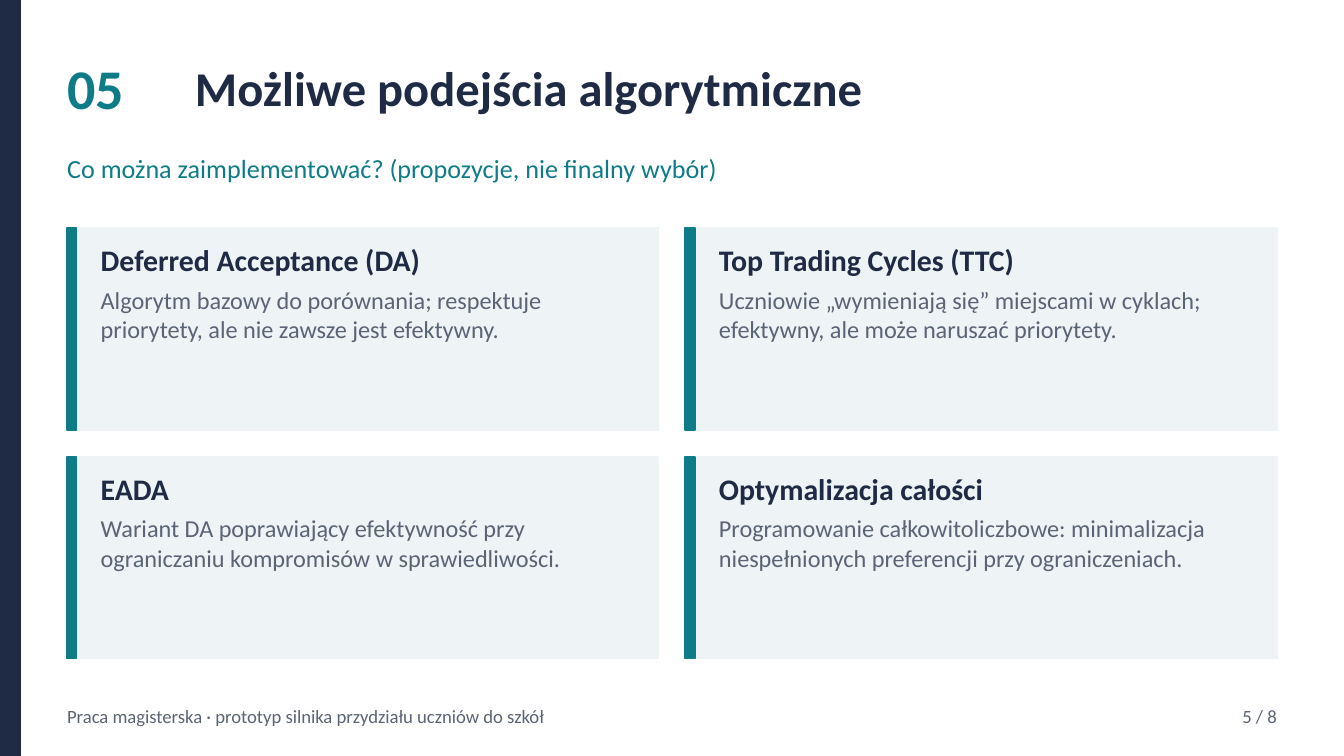
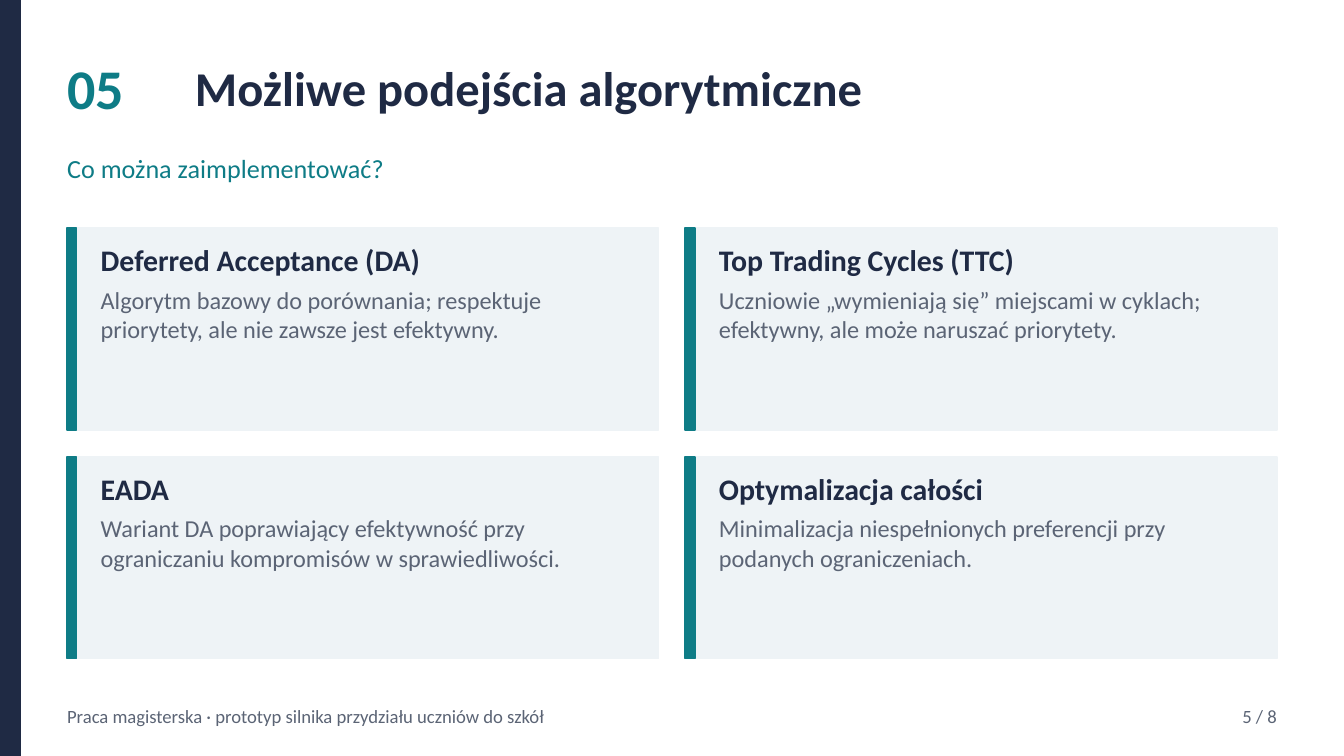
Before and after one commit to JustFiesta/masters, a slide deck: slide 5 of dokumenty-ur/prezentacje/prezentacja_zalozen_pracy.pptx. Drawn at 1344x756 pixels with LibreOffice and Linux fonts; fonts in the diff are those of the drawing. Boxes give left, top, right and bottom in pixels: in the first picture for what was removed or moved away, otherwise in the second. Text is boxed around its words. In the diff, an @@ line names an element or a change of style, - is before the commit and + after.

```diff
--- a/dokumenty-ur/prezentacje/prezentacja_zalozen_pracy.pptx
+++ b/dokumenty-ur/prezentacje/prezentacja_zalozen_pracy.pptx
@@ text at bbox=[67, 160, 384, 183]: text changed @@
-Co można zaimplementować? (propozycje, nie finalny wybór)
+Co można zaimplementować?
@@ text at bbox=[719, 520, 1165, 571]: text changed @@
-Programowanie całkowitoliczbowe: minimalizacja niespełnionych preferencji przy ograniczeniach.
+Minimalizacja niespełnionych preferencji przy podanych ograniczeniach.
```
Also in this commit, not shown: 2 other slides changed.
